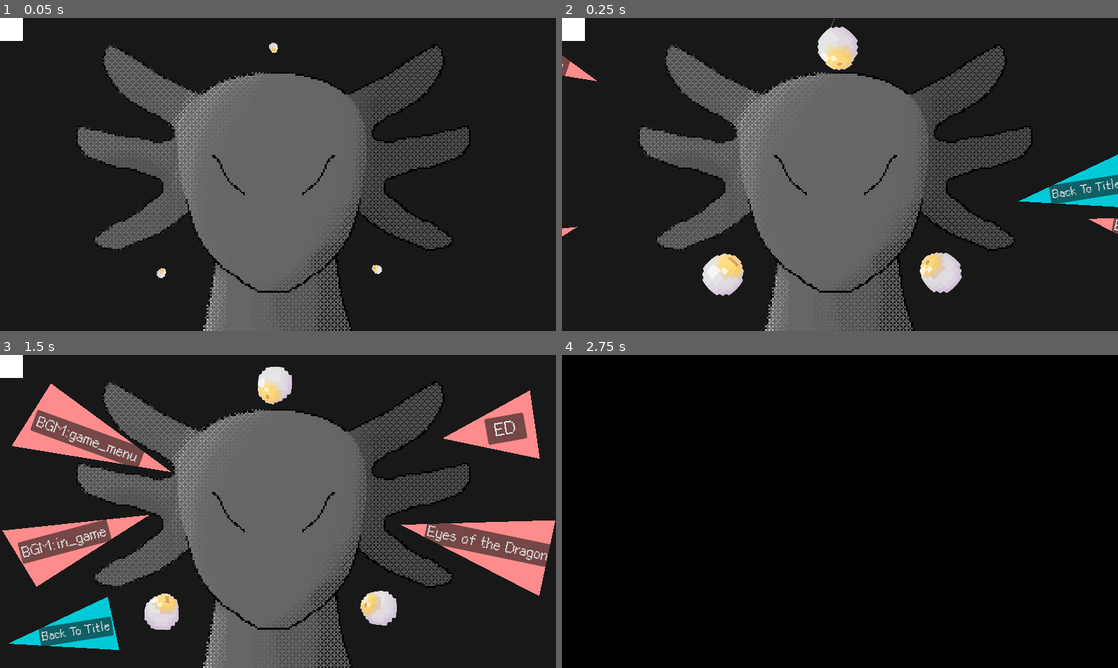
Above: before the commit, frames 1-4 (two rows, left to right).
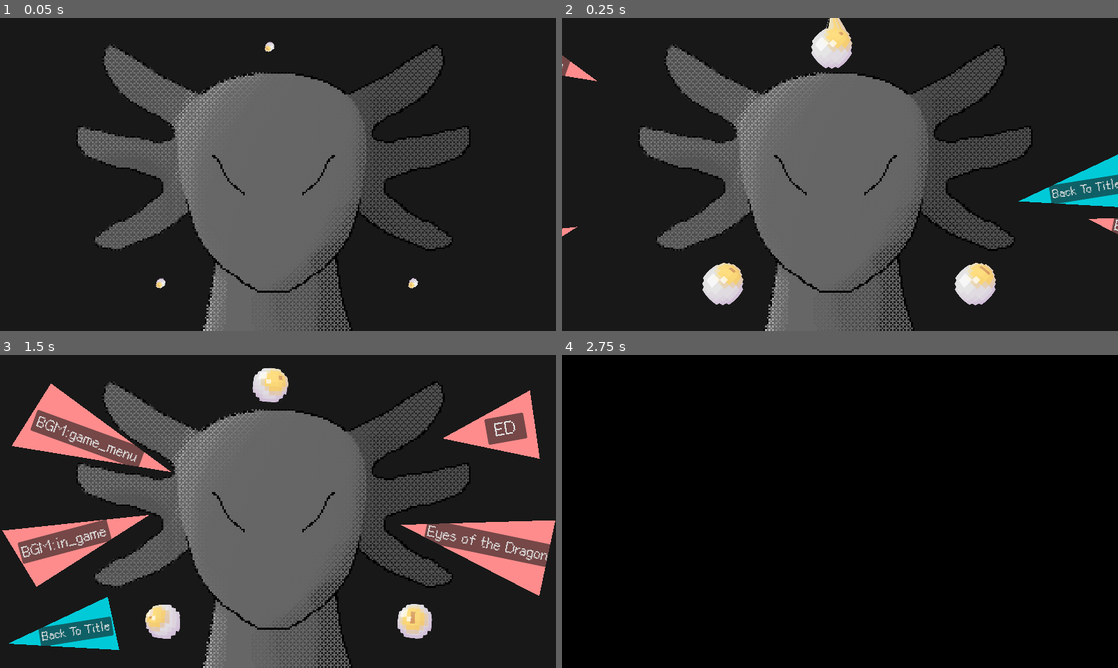
Above: after the commit, the same moments.

Repository: r8114wjbn9118/Hello-Godot-Game-Jam-1
Game: Godot game, scene res://scene/Extra/Extra.tscn
Same seed, same stepped clock (60 frames per second), same inputs: the game is played once before the commit and once after it. This scene is started directly instead of the project's main scene. The engine's default icon, where the game draws it, is replaced by a stand-in: a white triangle on a blue panel in a dark square. Sound files missing from this copy of the repository are replaced by a short silence.
Inputs (mouse positions are in pixels of both pictures, inside the frame that each line leads up to):
- Up to frame 1 (0.05 s): no input
- Up to frame 2 (0.25 s): no input
- Up to frame 3 (1.5 s): tap Enter (ui_accept) at 0.5, 0.77 s; move the mouse to (400, 495) at 0.52 s; press the mouse at (400, 495) at 0.53 s; hold Right (ui_right) 0.53-1.25 s; release the mouse at (400, 495) at 1.25 s; drag from (166, 527) to (250, 574) at 1.27 s
- Up to frame 4 (2.75 s): click "ED" at 2 s

The runs differ from the first frame. In frame 1, 0.5% of the frame differs, in the area x 0-76%, y 0-87%; in frame 2, 3.3%, in the area x 0-79%, y 0-92%; in frame 3, 2.7%; in frame 4, nothing differs.

Commit message:
ClickableEye

Diff:
--- a/scene/Extra/Extra.tres
+++ /dev/null
@@ -1,11 +0,0 @@
-[gd_resource type="VisualShader" format=3 uid="uid://dt5wbgbab1b35"]
-
-[resource]
-code = "shader_type canvas_item;
-render_mode blend_mix;
-
-
-
-"
-mode = 1
-flags/light_only = false
--- a/scene/Extra/Extra.tscn
+++ b/scene/Extra/Extra.tscn
@@ -1,14 +1,10 @@
-[gd_scene load_steps=12 format=3 uid="uid://dbswrcr0qf2si"]
+[gd_scene load_steps=10 format=3 uid="uid://dbswrcr0qf2si"]
 
 [ext_resource type="Script" path="res://scene/Extra/extra.gd" id="1_g3wyy"]
 [ext_resource type="Texture2D" uid="uid://1x7r1s6xa5kl" path="res://image/過關畫面/新_影格1.png" id="1_qcccd"]
 [ext_resource type="Texture2D" uid="uid://lnm55buesn82" path="res://image/過關畫面/新_影格2.png" id="2_itnrs"]
-[ext_resource type="PackedScene" uid="uid://utmygxugx6ap" path="res://Map/Eye/EyeAnim.tscn" id="3_t8lg1"]
 [ext_resource type="Theme" uid="uid://f050vq24bj7p" path="res://fonts/Theme.tres" id="3_uysih"]
-[ext_resource type="Shader" uid="uid://dt5wbgbab1b35" path="res://scene/Extra/Extra.tres" id="5_wa7a6"]
-
-[sub_resource type="ShaderMaterial" id="ShaderMaterial_au72h"]
-shader = ExtResource("5_wa7a6")
+[ext_resource type="PackedScene" uid="uid://dbraa8twboarj" path="res://scene/Extra/clickableEye/ClickableEye.tscn" id="4_o8k20"]
 
 [sub_resource type="Animation" id="Animation_uwi1k"]
 length = 0.001
@@ -209,6 +205,7 @@
 anchor_bottom = 1.0
 grow_horizontal = 2
 grow_vertical = 2
+mouse_filter = 2
 theme = ExtResource("3_uysih")
 
 [node name="ColorRect" type="ColorRect" parent="CanvasLayer/Control"]
@@ -298,18 +295,6 @@
 color = Color(1, 0.54902, 0.54902, 1)
 polygon = PackedVector2Array(-51.6597, 16.8307, 208.165, -45.1716, 207.324, 88.7847)
 
-[node name="EyeAnim" parent="CanvasLayer/Control" instance=ExtResource("3_t8lg1")]
-position = Vector2(472, 50)
-trackMode = true
-
-[node name="EyeAnim2" parent="CanvasLayer/Control" instance=ExtResource("3_t8lg1")]
-position = Vector2(278, 441)
-trackMode = true
-
-[node name="EyeAnim3" parent="CanvasLayer/Control" instance=ExtResource("3_t8lg1")]
-position = Vector2(652, 434)
-trackMode = true
-
 [node name="Button" type="Button" parent="CanvasLayer/Control"]
 layout_mode = 0
 offset_left = 66.0
@@ -326,11 +311,14 @@
 color = Color(0, 0.792408, 0.847986, 1)
 polygon = PackedVector2Array(-97.5957, -429.712, 85.0077, -482.636, 90.2812, -388.635)
 
-[node name="ColorRect2" type="ColorRect" parent="CanvasLayer/Control"]
-material = SubResource("ShaderMaterial_au72h")
-layout_mode = 0
-offset_right = 40.0
-offset_bottom = 40.0
+[node name="ClickableEye" parent="CanvasLayer/Control" instance=ExtResource("4_o8k20")]
+position = Vector2(466, 49)
+
+[node name="ClickableEye2" parent="CanvasLayer/Control" instance=ExtResource("4_o8k20")]
+position = Vector2(714, 457)
+
+[node name="ClickableEye3" parent="CanvasLayer/Control" instance=ExtResource("4_o8k20")]
+position = Vector2(278, 457)
 
 [node name="AnimationPlayer" type="AnimationPlayer" parent="CanvasLayer"]
 unique_name_in_owner = true
--- a/scene/Extra/ExtraTextureButton.gdshader
+++ /dev/null
@@ -1,11 +0,0 @@
-shader_type canvas_item;
-
-
-uniform vec4 c:source_color;
-void fragment() {
-	if (length(UV-vec2(0.5, 2.0))>1.8 ){
-		discard;
-	}else{
-		COLOR =c;
-	}
-}
--- /dev/null
+++ b/scene/Extra/clickableEye/ClickableEye.tscn
@@ -0,0 +1,19 @@
+[gd_scene load_steps=4 format=3 uid="uid://dbraa8twboarj"]
+
+[ext_resource type="PackedScene" uid="uid://utmygxugx6ap" path="res://Map/Eye/EyeAnim.tscn" id="1_c1nkj"]
+[ext_resource type="Script" path="res://scene/Extra/clickableEye/clickable_eye.gd" id="1_jpx7b"]
+
+[sub_resource type="CircleShape2D" id="CircleShape2D_oq0ra"]
+radius = 42.0119
+
+[node name="ClickableEye" type="Node2D"]
+script = ExtResource("1_jpx7b")
+
+[node name="EyeAnim" parent="." instance=ExtResource("1_c1nkj")]
+
+[node name="Area2D" type="Area2D" parent="."]
+
+[node name="CollisionShape2D" type="CollisionShape2D" parent="Area2D"]
+shape = SubResource("CircleShape2D_oq0ra")
+
+[connection signal="input_event" from="Area2D" to="." method="_on_area_2d_input_event"]
--- /dev/null
+++ b/scene/Extra/clickableEye/clickable_eye.gd
@@ -0,0 +1,26 @@
+extends Node2D
+
+
+# Called when the node enters the scene tree for the first time.
+func _ready() -> void:
+	pass # Replace with function body.
+
+
+# Called every frame. 'delta' is the elapsed time since the previous frame.
+func _process(delta: float) -> void:
+	pass
+
+
+func _on_area_2d_input_event(viewport: Node, event: InputEvent, shape_idx: int) -> void:
+	if event.is_action_pressed("click"):
+		if !clicking:
+			clicking = true
+			_on_click()
+var clicking:bool = false
+func _on_click():
+	var node = $EyeAnim
+	node._exit_anime(1.5)
+	await get_tree().create_timer(3.0).timeout
+	node._enter_anime(1.5)
+	await  get_tree().create_timer(1.5).timeout
+	clicking = false
Not shown: 1 places in scene/start.tscn that only renumber resources
